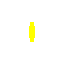
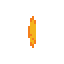
The second 64 x 64 image is a revision of the first. Changes to its layers:
painted on "Background" over 28, 16, 36, 48
